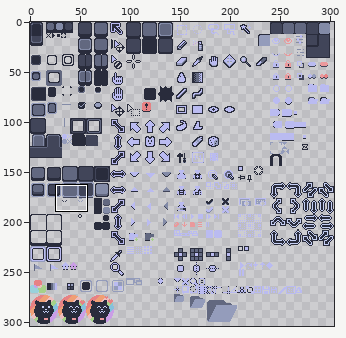
A sprite sheet gets an edit: themes/frappe/catppuccin-theme-frappe/sheet.png. Above: a wide view before the commit, with the close-up outlined.
Close-up. Before the commit:
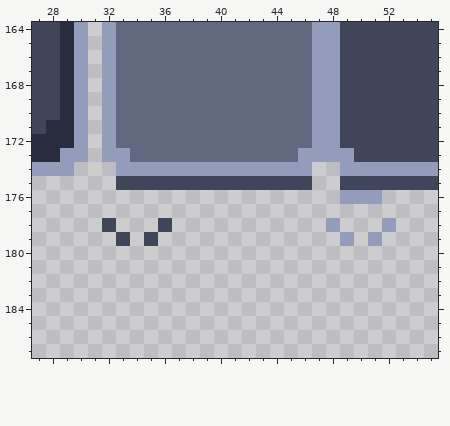
The file is 304x304 pixels. Shown: x 27..55, y 164..187.
Now the later version:
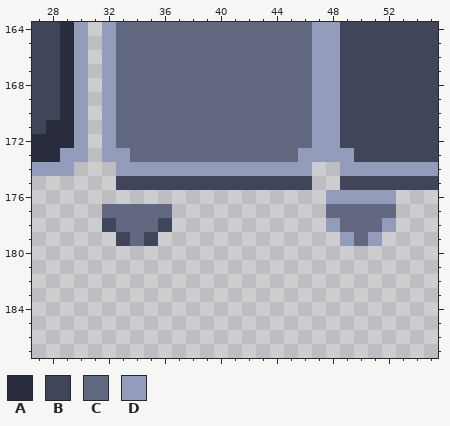
Palette (. is transparent): A #292c3c  B #414559  C #626880  D #949cbb
Difference:
{"y":176,"x":48,"old":".","new":"D"}
{"y":176,"x":52,"old":".","new":"D"}
{"y":177,"x":32,"old":".....","new":"CCCCC"}
{"y":177,"x":48,"old":".....","new":"CCCCC"}
{"y":178,"x":33,"old":"...","new":"CCC"}
{"y":178,"x":49,"old":"...","new":"CCC"}
{"y":179,"x":34,"old":".","new":"C"}
{"y":179,"x":50,"old":".","new":"C"}
{"label":"added","picture_box":[326,190,396,246]}
{"label":"added","picture_box":[102,204,172,246]}
